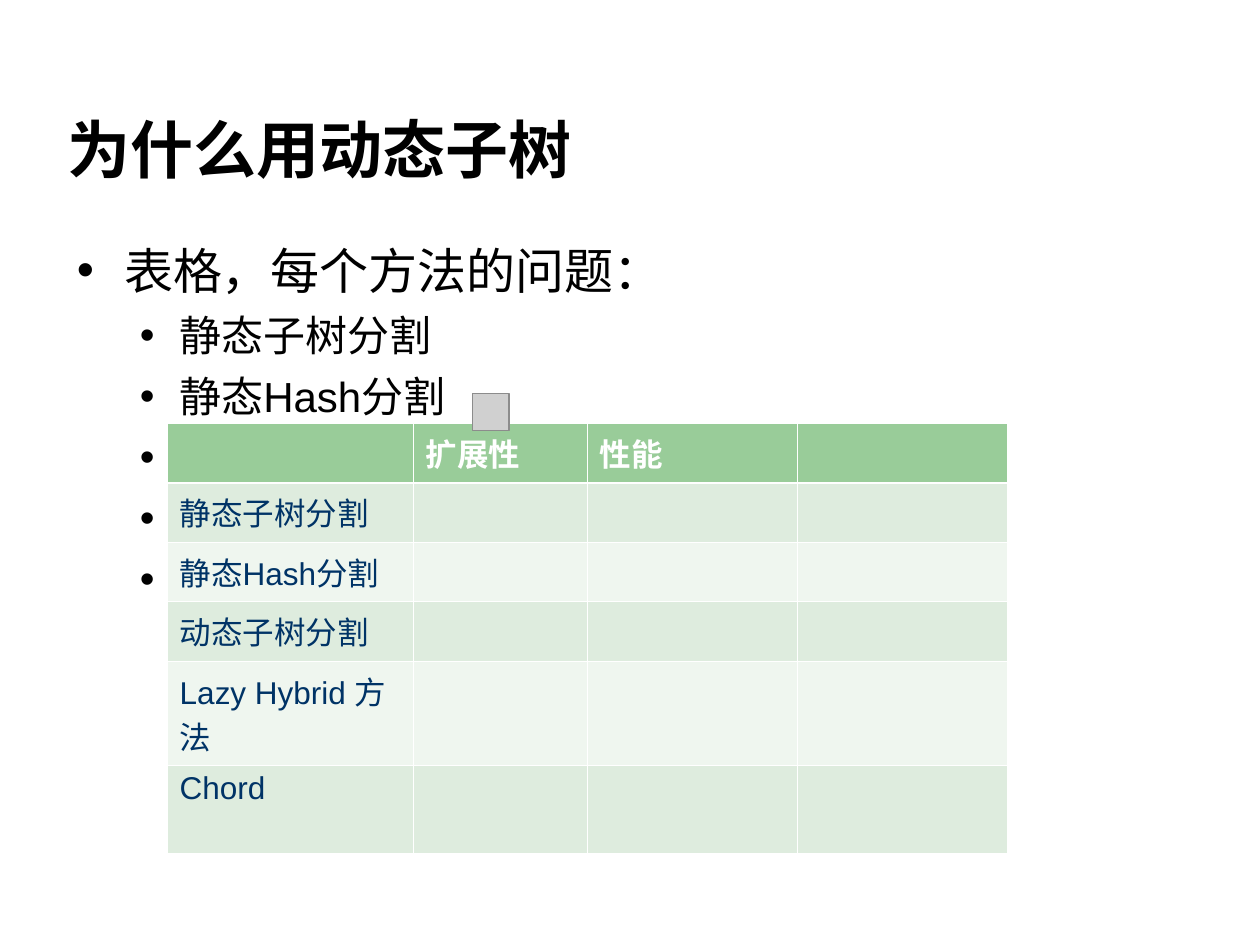
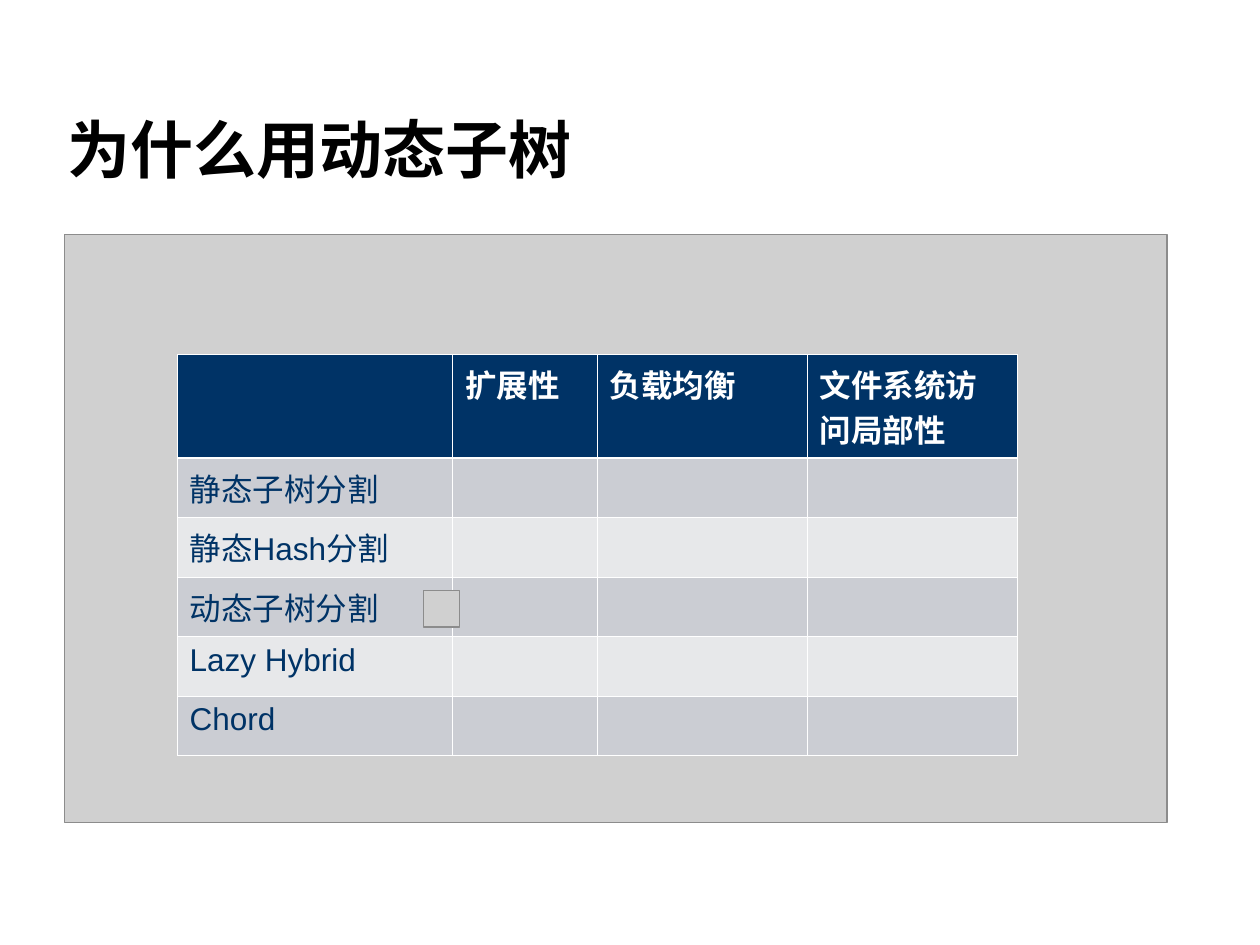
Before and after one commit to cheliequan/idning-paper, a slide deck: slide 12 of draft/答辩.ppt (slide 6 before the commit). Drawn at 1260x945 pixels with LibreOffice and Linux fonts; fonts in the diff are those of the drawing; grey boxes stand for pictures; background and template pictures are left out. Boxes give left, top, right and bottom in pixels: in the first picture for what was removed or moved away, otherwise in the second. Text is boxed around its words. In the diff, an @@ line names an element or a change of style, - is before the commit and + after.

```diff
--- a/draft/答辩.ppt
+++ b/draft/答辩.ppt
@@ picture added at [64,234,1167,823] @@
@@ text removed at [124,247,662,800] @@
-• 表格，每个方法的问题：
-  • 静态子树分割
-  • 静态Hash分割
-  • 动态子树分割
-  • Lazy Hybrid 方法
-  • Chord
@@ table at [178,354,1019,735] @@
-row 1, column 3: 性能
+row 1, column 3: 负载均衡
-row 1, column 4: 
+row 1, column 4: 文件系统访问局部性
-row 5, column 1: Lazy Hybrid 方法
+row 5, column 1: Lazy Hybrid
@@ fill #99CC99 to #003366 in row 1 @@
@@ fill #DEECDE to #CBCDD3 in 12 cells @@
@@ fill #EFF6EF to #E7E8EA in 8 cells @@
@@ table: place and size @@
-table at [168,423,1008,804]
+table at [178,354,1019,735]
@@ picture: place and size @@
-picture at [472,394,509,431]
+picture at [423,591,460,627]
```
Also in this commit, not shown: 4 other slides changed, 14 slides added, 1 slide removed, 1 other file.
